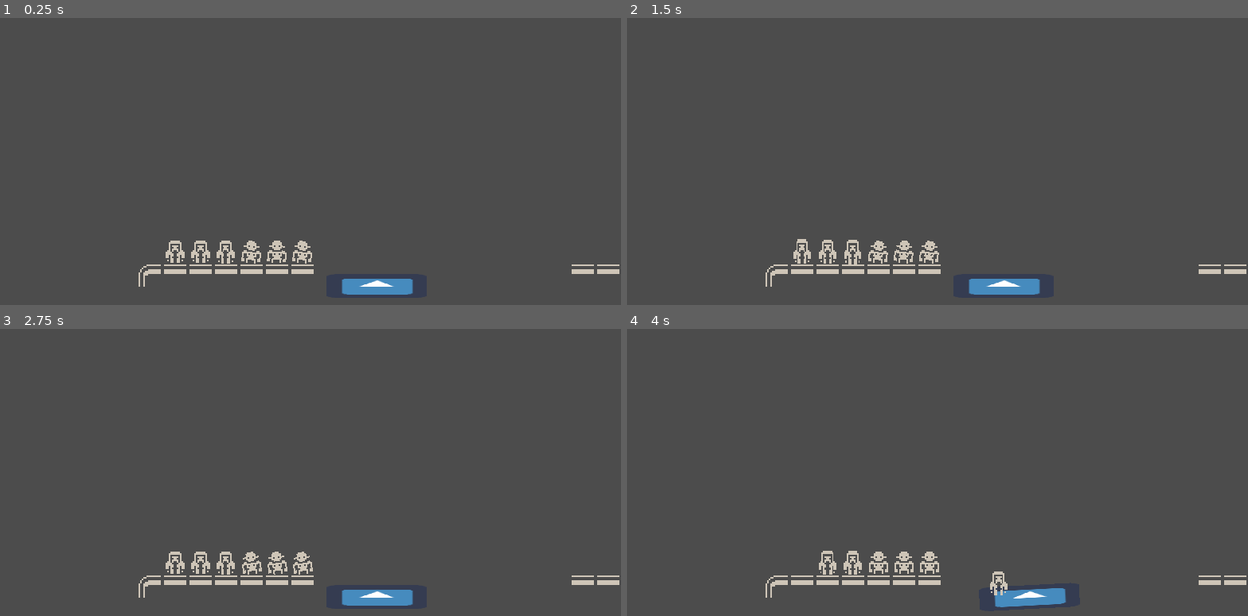
Above: before the commit, frames 1-4 (two rows, left to right).
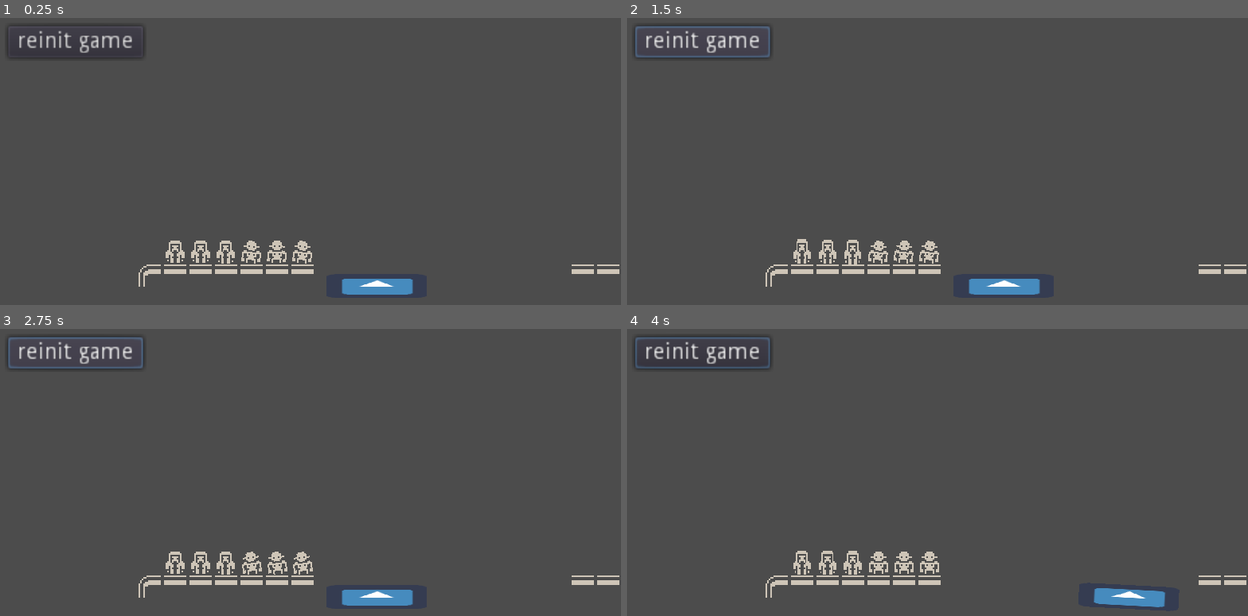
Above: after the commit, the same moments.

Repository: jozsefgorcs/godot_cannibals_in_a_boat
Game: Godot game, scene res://Game.tscn
Two runs of this game, one before a commit and one after it. Both use one fixed random seed, a clock stepped at 60 frames per second and the inputs below. The engine's default icon, where the game draws it, is replaced by a stand-in: a white triangle on a blue panel in a dark square.
Inputs (mouse positions are in pixels of both pictures, inside the frame that each line leads up to):
- Up to frame 1 (0.25 s): no input
- Up to frame 2 (1.5 s): click (701, 40) at 0.5 s, where only the run after the commit has a clickable "reinit game"; click (701, 40) at 1.25 s, where only the run after the commit has a clickable "reinit game"
- Up to frame 3 (2.75 s): click (74, 351) at 2 s, where only the run after the commit has a clickable "reinit game"
- Up to frame 4 (4 s): move the mouse to (800, 561) at 2.77 s; tap Space (boat_go) at 2.85, 3.6 s; click (800, 561) at 2.92 s; move the mouse to (825, 561) at 3.52 s; click (825, 561) at 3.67 s

The runs differ from the first frame. In frame 1, 0.6% of the frame differs, in the area x 1-24%, y 2-15%; in frame 2, 0.8%; in frame 3, 0.8%; in frame 4, 2.2%, in the area x 1-87%, y 2-97%.

Commit message:
Add minor improvements

Diff:
--- a/CollisionOverlapChecker.gd
+++ b/CollisionOverlapChecker.gd
@@ -1,6 +1,8 @@
 extends Area2D
 
 var checking_is_active= true
+
+signal game_over()
 
 func _on_Timer_timeout():
 	if(!checking_is_active):
@@ -13,8 +15,9 @@
 			priestCount +=1
 		elif(body.get_collision_layer()==2):
 			cannibalCount+=1
-	if(cannibalCount>priestCount):
+	if(cannibalCount>priestCount && priestCount>0 ):
 		print("attack!!!")
+		emit_signal("game_over")
 
 func start_checking():
 	checking_is_active = true
--- a/Game.tscn
+++ b/Game.tscn
@@ -186,6 +186,9 @@
 [node name="CollisionOverlapChecker" parent="." instance=ExtResource( 4 )]
 position = Vector2( 183.28, 144.384 )
 
+[node name="CollisionOverlapChecker2" parent="." instance=ExtResource( 4 )]
+position = Vector2( 413.78, 142.884 )
+
 [node name="Boat" parent="." instance=ExtResource( 5 )]
 position = Vector2( 247.014, 172.834 )
 
@@ -248,6 +251,27 @@
 [node name="Timer" type="Timer" parent="."]
 autostart = true
 
+[node name="Button" type="Button" parent="."]
+margin_left = 15.0803
+margin_top = 11.1118
+margin_right = 100.08
+margin_bottom = 31.1118
+text = "reinit game"
+__meta__ = {
+"_edit_use_anchors_": false
+}
+
+[node name="GameOver" type="ConfirmationDialog" parent="."]
+margin_right = 200.0
+margin_bottom = 70.0
+popup_exclusive = true
+dialog_text = "Game over!"
+__meta__ = {
+"_edit_use_anchors_": false
+}
+
+[connection signal="game_over" from="CollisionOverlapChecker" to="." method="_on_game_over"]
+[connection signal="game_over" from="CollisionOverlapChecker2" to="." method="_on_game_over"]
 [connection signal="boat_operation_finished" from="Boat" to="." method="_on_Boat_boat_operation_finished"]
 [connection signal="animation_finished" from="AnimationPlayer" to="." method="_on_AnimationPlayer_animation_finished"]
 [connection signal="animation_started" from="AnimationPlayer" to="." method="_on_AnimationPlayer_animation_started"]
@@ -264,3 +288,4 @@
 [connection signal="wants_get_out" from="Characters/Cannibal3" to="." method="_on_Character_wants_get_out"]
 [connection signal="wants_to_sit" from="Characters/Cannibal3" to="." method="_on_Character_wants_to_sit"]
 [connection signal="timeout" from="Timer" to="." method="_on_Timer_timeout"]
+[connection signal="pressed" from="Button" to="." method="init_game"]
--- a/GameManager.gd
+++ b/GameManager.gd
@@ -32,6 +32,10 @@
 var is_boat_left_side=true
 
 func _ready():
+	init_game()
+
+
+func init_game():
 	place_character(priest1, spawnpoint1)
 	place_character(priest2, spawnpoint2)
 	place_character(priest3, spawnpoint3)
@@ -39,6 +43,10 @@
 	place_character(cannibal2, spawnpoint5)
 	place_character(cannibal3, spawnpoint6)
 
+	if(!is_boat_left_side):
+		$AnimationPlayer.play("boat_back")
+
+	$Timer.start()
 
 func _process(delta):
 	if(Input.is_action_just_pressed("boat_go") && !boat. all_seat_are_empty() && !$AnimationPlayer.is_playing()):
@@ -53,6 +61,9 @@
 func place_character(what, where):
 	what.position = where.position
 	what.boat = boat
+	what.current_seat = null
+	what.current_place = where
+	what.is_in_boat=false
 
 func get_a_free_spawn_point():
 	if (is_boat_left_side):
@@ -106,3 +117,8 @@
 		$Timer.stop()
 	else:
 		print("game not yet finished")
+
+
+func _on_game_over():
+	$GameOver.popup()
+	pass # Replace with function body.
